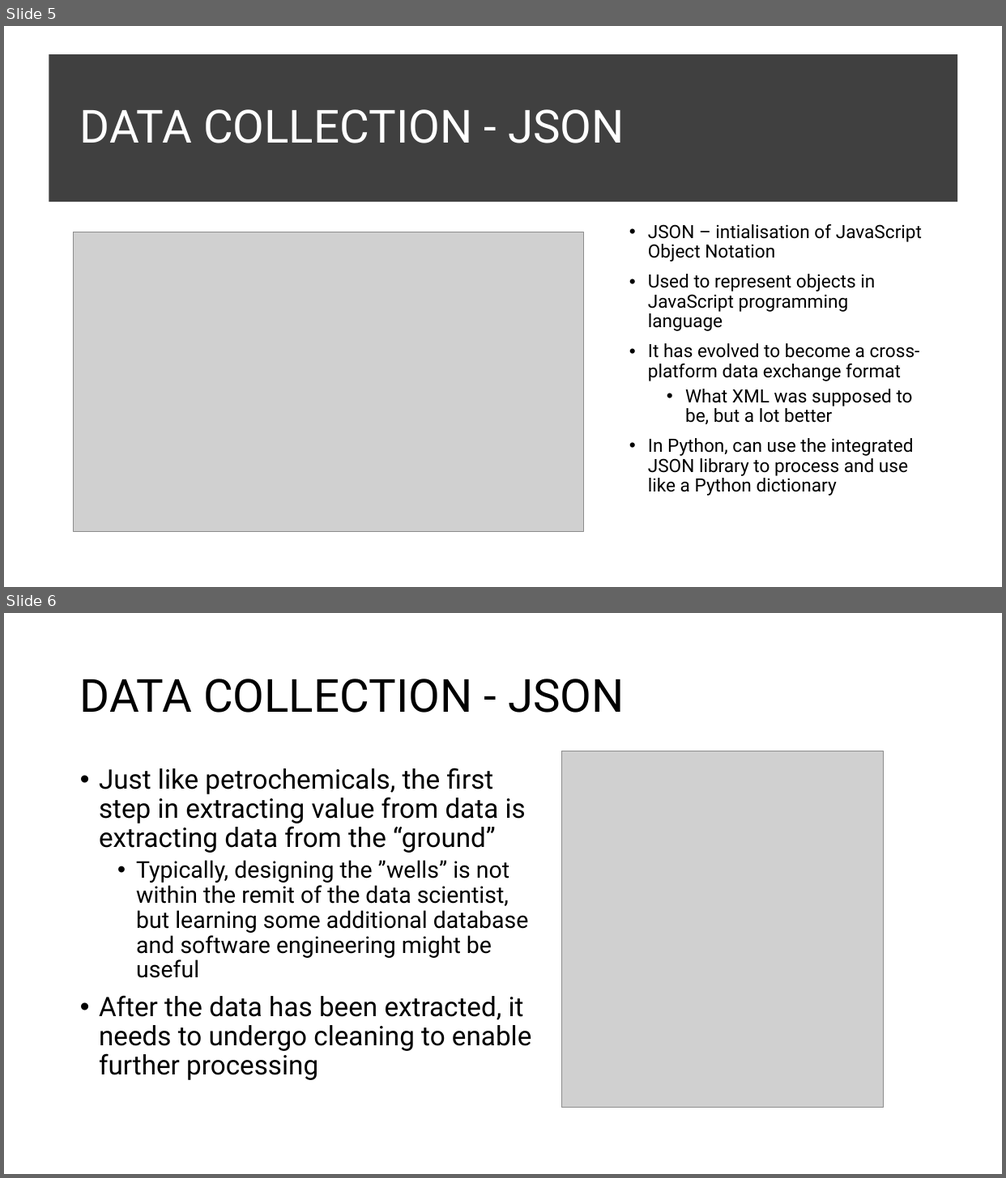
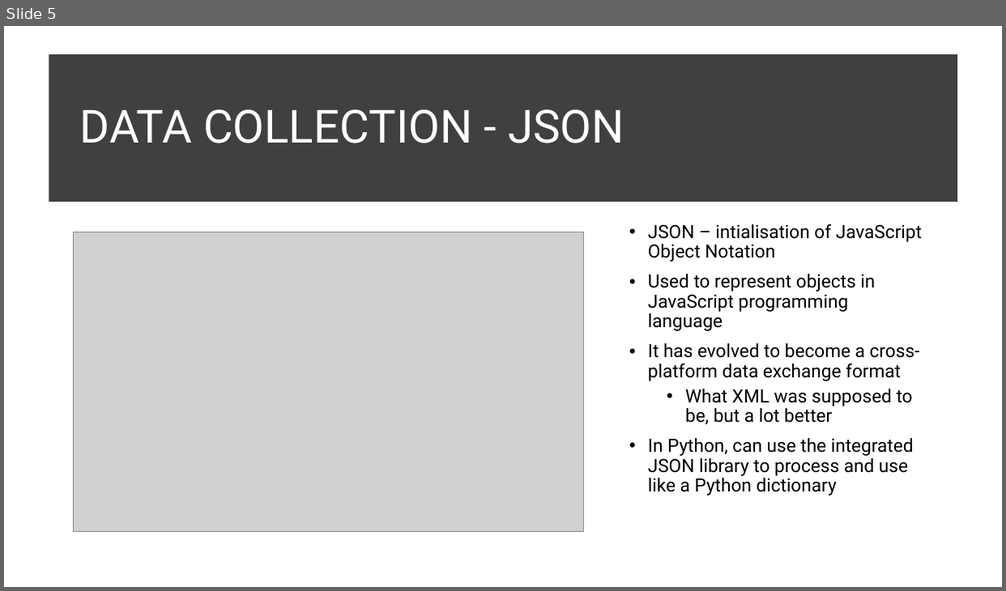
Before and after one commit to InzamamRahaman/COMP6940-2023, a slide deck: Lectures/Lecture 2/COMP6940 Lecture 2.pptx. Shown one above the other, each under a label of ours: slides 5 and 6 before the commit, slide 5 after it. The pictures are 1006x1178 and 1006x591 pixels, drawn with LibreOffice and Linux fonts; fonts in the diff are those of the drawing; grey boxes stand for pictures. Boxes give left, top, right and bottom in pixels: in the first picture for what was removed or moved away, otherwise in the second. Text is boxed around its words. In the diff, an @@ line names an element or a change of style, - is before the commit and + after.

```diff
--- a/Lectures/Lecture 2/COMP6940 Lecture 2.pptx
+++ b/Lectures/Lecture 2/COMP6940 Lecture 2.pptx
@@ slide 6 removed at bbox=[4, 613, 1002, 1174], background #FFFFFF @@
@@ title removed at bbox=[80, 679, 624, 713] @@
-DATA COLLECTION - JSON
@@ picture removed at bbox=[562, 752, 884, 1108] @@
@@ text removed at bbox=[99, 768, 531, 1080] @@
-• Just like petrochemicals, the first step in extracting value from data is extracting data from the “ground”
-  • Typically, designing the ”wells” is not within the remit of the data scientist, but learning some additional database and software engineering might be useful
-• After the data has been extracted, it needs to undergo cleaning to enable further processing
```
Also in this commit, not shown: 3 slides changed, 4 slides added, 21 other slides removed, 12 other files.
